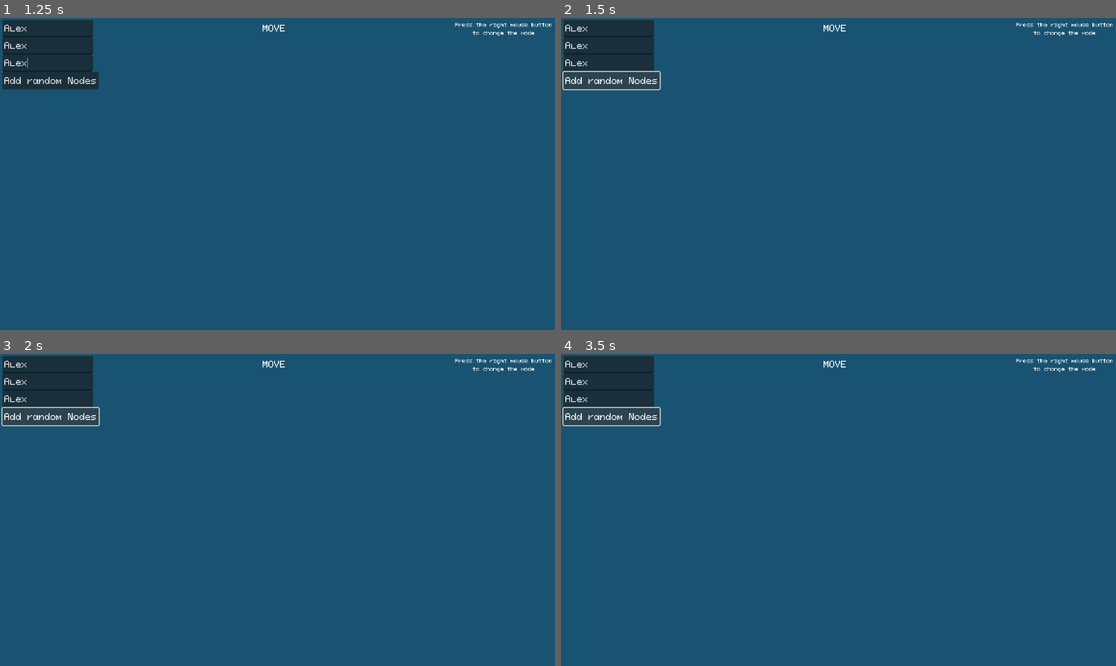
Above: before the commit, frames 1-4 (two rows, left to right).
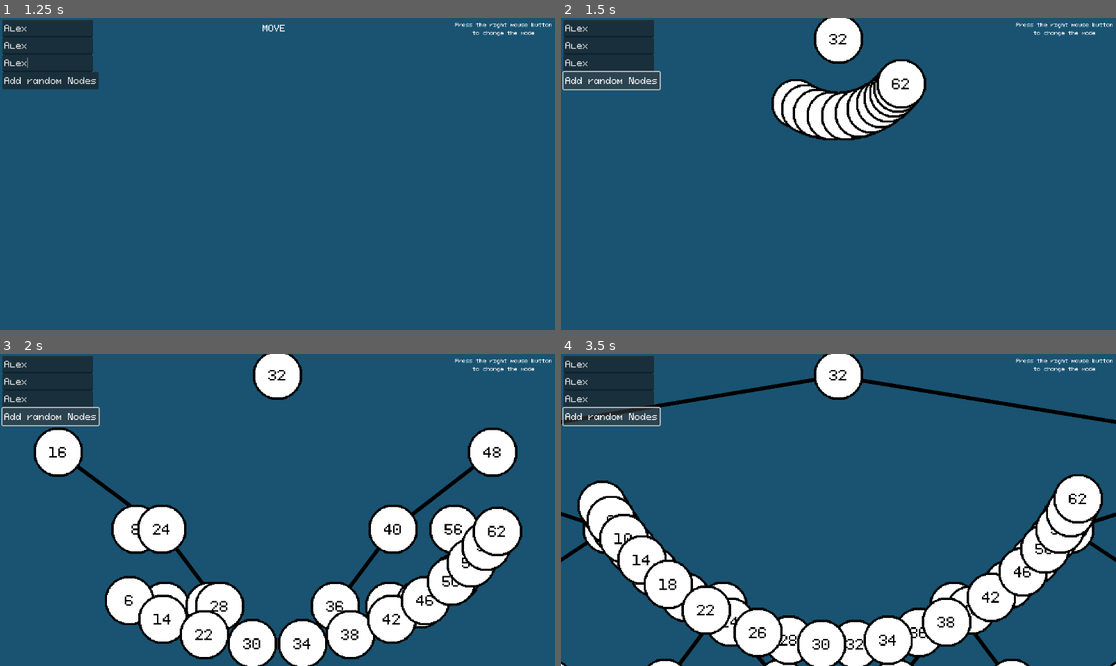
Above: after the commit, the same moments.

Repository: gabrieldudau/DSAVisualizer
Game: Godot game, scene res://scenes/bin_search_tree_mode.tscn
Two runs of this game, one before a commit and one after it. Both use one fixed random seed, a clock stepped at 60 frames per second and the inputs below.
Inputs (mouse positions are in pixels of both pictures, inside the frame that each line leads up to):
- Up to frame 1 (1.25 s): click (49, 27) at 0.52 s; type "Alex" at 0.6 s; click (49, 46) at 0.75 s; type "Alex" at 0.83 s; click (49, 64) at 0.98 s; type "Alex" at 1.07 s
- Up to frame 2 (1.5 s): click "Add random Nodes" at 1.25 s
- Up to frame 3 (2 s): no input
- Up to frame 4 (3.5 s): click "Add random Nodes" at 2 s; click "Add random Nodes" at 2.75 s

Frame 1 is identical in both runs. In frame 2, 5.6% of the frame differs, in the area x 37-66%, y 0-40%; in frame 3, 22%, in the area x 6-95%, y 0-100%; in frame 4, 21%.

Commit message:
started progress for sorting algs

Diff:
--- a/project.godot
+++ b/project.godot
@@ -18,10 +18,6 @@
 [autoload]
 
 GlobalSignal="*res://global_signal/global_signal.gd"
-
-[display]
-
-window/vsync/vsync_mode=0
 
 [dotnet]
 
--- /dev/null
+++ b/scenes/Datenstrukturen/list.tscn
@@ -0,0 +1,6 @@
+[gd_scene load_steps=2 format=3 uid="uid://bnsih10mmuavm"]
+
+[ext_resource type="Script" uid="uid://xfa4kch0pvnl" path="res://scripts/Datenstrukturen/Sorting List/list.gd" id="1_2mmxc"]
+
+[node name="List" type="Node2D"]
+script = ExtResource("1_2mmxc")
--- /dev/null
+++ b/scenes/Datenstrukturen/list_item.tscn
@@ -0,0 +1,17 @@
+[gd_scene load_steps=3 format=3 uid="uid://c3uvimyxx5nno"]
+
+[ext_resource type="Script" uid="uid://cm0v2puohkd24" path="res://scripts/Datenstrukturen/Sorting List/list_element.gd" id="1_qfhko"]
+[ext_resource type="FontFile" uid="uid://by0uwwuifrqdx" path="res://assets/fonts/pixeloid-font/PixeloidSans-mLxMm.ttf" id="2_qn6hf"]
+
+[node name="Node2D" type="Node2D"]
+script = ExtResource("1_qfhko")
+
+[node name="Label" type="Label" parent="."]
+offset_right = 1.0
+offset_bottom = 11.0
+theme_override_fonts/font = ExtResource("2_qn6hf")
+theme_override_font_sizes/font_size = 27
+
+[connection signal="draw" from="." to="." method="_on_draw"]
+[connection signal="ready" from="." to="." method="_on_ready"]
+[connection signal="item_rect_changed" from="Label" to="." method="_on_label_item_rect_changed"]
--- /dev/null
+++ b/scenes/Datenstrukturen/sorting_list.tscn
@@ -0,0 +1,20 @@
+[gd_scene load_steps=4 format=3 uid="uid://ccp6lxv0rpyok"]
+
+[ext_resource type="PackedScene" uid="uid://bnsih10mmuavm" path="res://scenes/Datenstrukturen/list.tscn" id="1_vw0k0"]
+[ext_resource type="FontFile" uid="uid://by0uwwuifrqdx" path="res://assets/fonts/pixeloid-font/PixeloidSans-mLxMm.ttf" id="2_01j2t"]
+[ext_resource type="Script" uid="uid://c7uwgohots74j" path="res://scripts/UI/new_item_temp.gd" id="3_ddvfb"]
+
+[node name="SceneControler" type="Node2D"]
+
+[node name="List" parent="." instance=ExtResource("1_vw0k0")]
+position = Vector2(50, 200)
+
+[node name="TextEdit" type="TextEdit" parent="."]
+offset_right = 136.0
+offset_bottom = 36.0
+theme_override_fonts/font = ExtResource("2_01j2t")
+theme_override_font_sizes/font_size = 18
+placeholder_text = "new Node..."
+script = ExtResource("3_ddvfb")
+
+[connection signal="text_changed" from="TextEdit" to="TextEdit" method="_on_text_changed"]
--- a/scenes/Datenstrukturen/tree_node.tscn
+++ b/scenes/Datenstrukturen/tree_node.tscn
@@ -1,20 +1,15 @@
-[gd_scene load_steps=5 format=3 uid="uid://de1b000tl1sex"]
+[gd_scene load_steps=4 format=3 uid="uid://de1b000tl1sex"]
 
 [ext_resource type="Script" uid="uid://c8etbgdvmoheq" path="res://scripts/Datenstrukturen/Binary search tree/tree_node.gd" id="1_cg6pj"]
-[ext_resource type="Texture2D" uid="uid://c2bcktfssxxt0" path="res://assets/Kreis_weiß.png" id="2_6jpsy"]
-[ext_resource type="Texture2D" uid="uid://cgey5c2r6iyad" path="res://assets/Kreis_gelb.png" id="3_vruev"]
+[ext_resource type="Texture2D" uid="uid://bdf7kw18vqi5m" path="res://assets/Kreis.png" id="2_cppjf"]
 [ext_resource type="FontFile" uid="uid://bwnejgghmtjhc" path="res://assets/fonts/pixeloid-font/PixeloidMono-d94EV.ttf" id="4_n3e34"]
 
 [node name="TreeNode" type="Node2D"]
 script = ExtResource("1_cg6pj")
 
-[node name="weiß" type="Sprite2D" parent="."]
+[node name="Sprite2D" type="Sprite2D" parent="."]
 scale = Vector2(2, 2)
-texture = ExtResource("2_6jpsy")
-
-[node name="gelb" type="Sprite2D" parent="."]
-scale = Vector2(2, 2)
-texture = ExtResource("3_vruev")
+texture = ExtResource("2_cppjf")
 
 [node name="Label" type="Label" parent="."]
 offset_left = -50.0
@@ -30,4 +25,5 @@
 clip_text = true
 metadata/_edit_use_anchors_ = true
 
+[connection signal="draw" from="." to="." method="_on_draw"]
 [connection signal="ready" from="." to="." method="_on_ready"]
--- a/scenes/bin_search_tree_mode.tscn
+++ b/scenes/bin_search_tree_mode.tscn
@@ -88,3 +88,4 @@
 [connection signal="text_changed" from="Control/TextEdit" to="Control/TextEdit" method="_on_text_changed"]
 [connection signal="text_changed" from="Control/TextEdit2" to="Control/TextEdit2" method="_on_text_changed"]
 [connection signal="text_changed" from="Control/TextEdit3" to="Control/TextEdit3" method="_on_text_changed"]
+[connection signal="pressed" from="Control/Button" to="BinarySearchTree" method="_on_button_pressed"]
--- a/scripts/Datenstrukturen/Binary search tree/bin_tree_handler.gd
+++ b/scripts/Datenstrukturen/Binary search tree/bin_tree_handler.gd
@@ -155,7 +155,6 @@
 			transplant(z, y)
 			y.left = z.left
 			y.left.parent = y
-	print(root)
 	update_positions()
 	z.queue_free()
 
--- a/scripts/Datenstrukturen/Binary search tree/tree_node.gd
+++ b/scripts/Datenstrukturen/Binary search tree/tree_node.gd
@@ -2,8 +2,9 @@
 extends Node2D
 
 @onready var label: Label = $Label
-@onready var weiß: Sprite2D = $weiß
-@onready var gelb: Sprite2D = $gelb
+@onready var circle_sprite: Sprite2D = $Sprite2D
+
+var current_color:Color
 
 var left:TreeNode
 var right:TreeNode
@@ -20,8 +21,9 @@
 
 func _on_ready() -> void:
 	label.text = str(key)
-	gelb.hide()
-	weiß.show()
+
+	current_color = Color.WHITE
+
 	add_child(time)
 
 func connect_line():
@@ -82,14 +84,19 @@
 
 
 func light_up_for_search():
-	weiß.hide()
-	gelb.show()
+
+	current_color = Color.YELLOW
+	queue_redraw()
+
 	if connection_line != null:
 		connection_line.default_color = Color.ORANGE_RED
 	time.start(3)
 	await time.timeout
-	weiß.show()
-	gelb.hide()
+
+	current_color = Color.WHITE
+	queue_redraw()
+
+
 	if connection_line != null:
 		connection_line.default_color = Color.BLACK
 
@@ -107,3 +114,7 @@
 		return ""
 	var ownLine:String = tab + ">" + str(x.key) + "\n"
 	return rec_tree_String(x.right, tab + "-----") + ownLine + rec_tree_String(x.left, tab + "-----")
+
+
+func _on_draw() -> void:
+	draw_circle(Vector2(0,0), (circle_sprite.texture.get_width() * circle_sprite.transform.get_scale().x)/2 - 3, current_color)
--- /dev/null
+++ b/scripts/Datenstrukturen/Sorting List/list.gd
@@ -0,0 +1,15 @@
+extends Node2D
+
+const LIST_ITEM = preload("res://scenes/Datenstrukturen/list_item.tscn")
+var items:Array[ListItem]
+
+func add_new_item(new_text:String):
+	var new_item = LIST_ITEM.instantiate();
+	new_item.content_string = new_text;
+	if(items.is_empty()):
+		new_item.position = Vector2(0,0)
+	else:
+		var last_item = items[-1]
+		new_item.position = last_item.position + Vector2(last_item.get_current_size().x + 20, 0)
+	items.append(new_item)
+	add_child(new_item)
--- /dev/null
+++ b/scripts/Datenstrukturen/Sorting List/list_element.gd
@@ -0,0 +1,31 @@
+class_name ListItem
+
+extends Node2D
+
+@onready var content: Label = $Label
+var content_string:String
+
+@export var color: Color = Color.DARK_ORANGE
+
+
+func _on_ready() -> void:
+	content.text = content_string
+	queue_redraw()
+
+func _on_draw() -> void:
+	var content_rect = content.get_rect()
+	content_rect.size += Vector2(10, 5)
+	content_rect.position += Vector2(-5, 0)
+
+	print_debug(content_rect.position)
+	print_debug(content_rect.size)
+
+	draw_rect(content_rect, color)
+	draw_rect(content_rect, Color.BLACK, false, 5)
+
+func _on_label_item_rect_changed() -> void:
+	queue_redraw()
+
+
+func get_current_size() -> Vector2:
+	return content.get_rect().size
--- /dev/null
+++ b/scripts/UI/new_item_temp.gd
@@ -0,0 +1,10 @@
+extends TextEdit
+
+@onready var list: Node2D = $"../List"
+
+
+func _on_text_changed() -> void:
+	if(text.contains( "\n")):
+		var input = text.substr(0,text.length() - 1)
+		list.add_new_item(input)
+		text = ""
Not shown, added: scripts/Datenstrukturen/Sorting List/list.gd.uid
Not shown, added: scripts/Datenstrukturen/Sorting List/list_element.gd.uid
Not shown, added: scripts/UI/new_item_temp.gd.uid
Binary file removed: videos/output.gif
Not shown, changed: .gitignore
Not shown, changed: videos/examle.avi
Not shown, removed: videos/example.mp4
